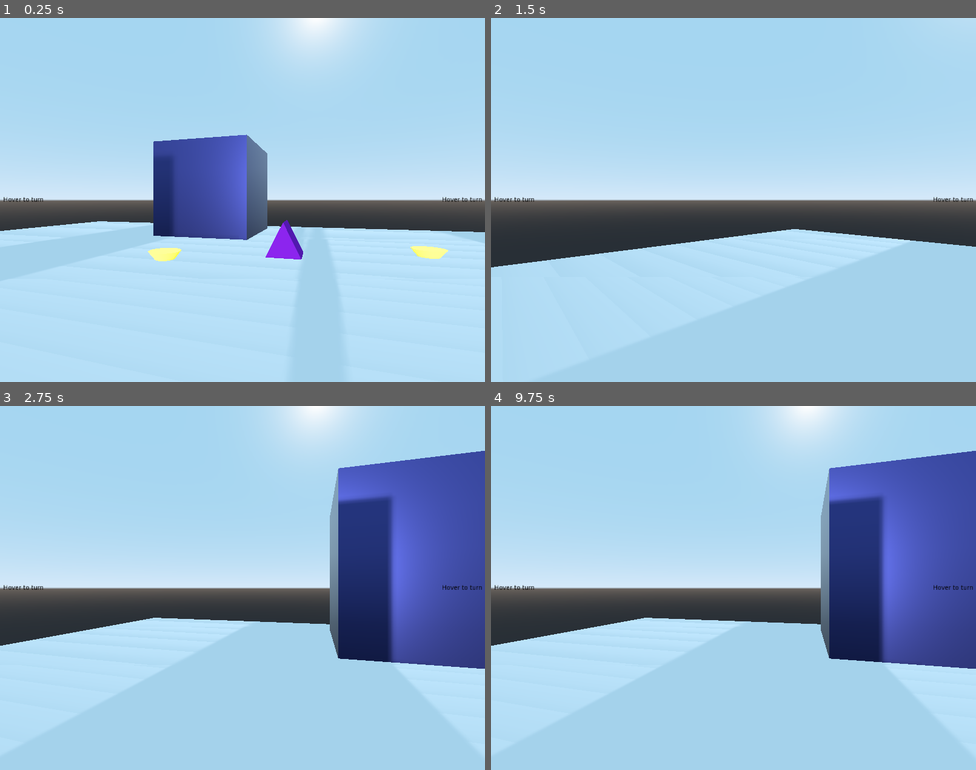
Above: before the commit, frames 1-4 (two rows, left to right).
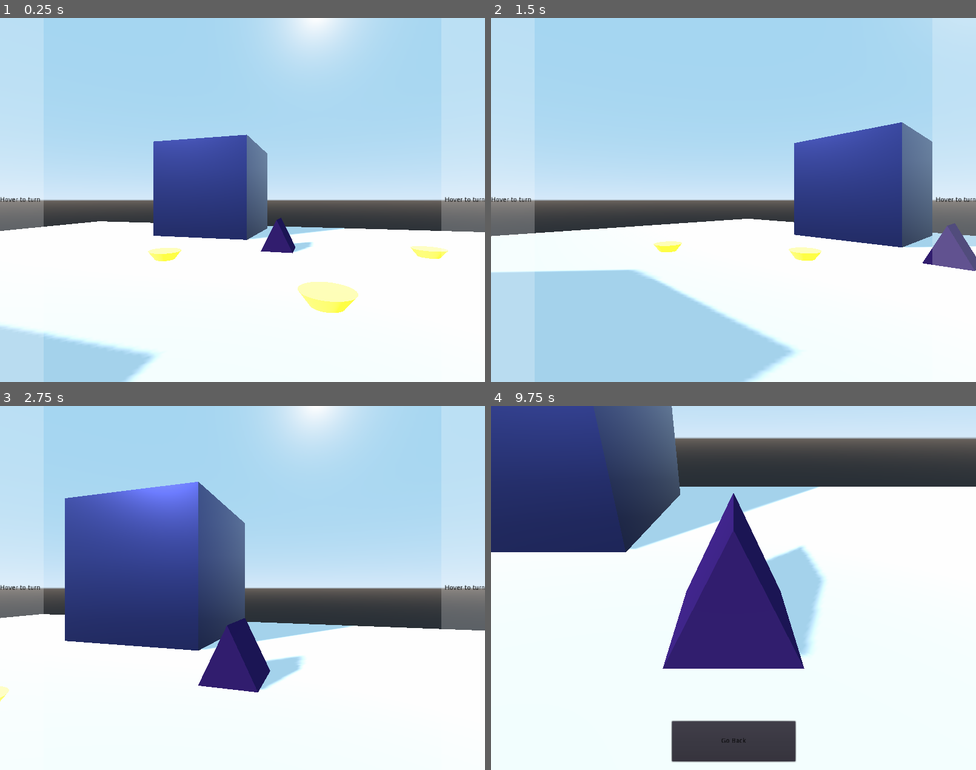
Above: after the commit, the same moments.

Repository: BrodyRas/AnnaSwift
Game: Godot game, scene res://Main.tscn
Two runs of this game, one before a commit and one after it. Both use one fixed random seed, a clock stepped at 60 frames per second and the inputs below.
Inputs (mouse positions are in pixels of both pictures, inside the frame that each line leads up to):
- Up to frame 1 (0.25 s): no input
- Up to frame 2 (1.5 s): tap Enter at 0.5 s; move the mouse to (515, 200) at 0.52 s; click (515, 200) at 0.67 s; move the mouse to (951, 200) at 1.27 s; click (951, 200) at 1.42 s
- Up to frame 3 (2.75 s): move the mouse to (291, 507) at 2.02 s; click (291, 507) at 2.17 s
- Up to frame 4 (9.75 s): tap Space at 2.75, 5, 6.5 s; move the mouse to (709, 660) at 2.77 s; click (709, 660) at 2.92 s; click (733, 740) at 3.5 s, where only the run after the commit has a clickable "Go Back"; tap Enter at 4.25, 5.75 s; move the mouse to (879, 642) at 4.27 s; click (879, 642) at 4.42 s; move the mouse to (588, 533) at 5.02 s; click (588, 533) at 5.17 s; move the mouse to (757, 588) at 5.77 s; click (757, 588) at 5.92 s; move the mouse to (660, 497) at 6.52 s; click (660, 497) at 6.67 s; move the mouse to (840, 569) at 7.27 s; click (840, 569) at 7.42 s; move the mouse to (636, 606) at 8.02 s; click (636, 606) at 8.17 s; move the mouse to (782, 507) at 8.77 s; click (782, 507) at 8.92 s; move the mouse to (709, 660) at 9.52 s; click (709, 660) at 9.67 s

The runs differ from the first frame. In frame 1, 43% of the frame differs, in the area x 0-100%, y 32-100%; in frame 2, 36%; in frame 3, 68%; in frame 4, 95%, in the area x 0-100%, y 0-100%.

Commit message:
Added NPCs + basic conversation UI / generalized clues again

Diff:
--- a/Clue2.gd
+++ /dev/null
@@ -1,10 +0,0 @@
-extends Spatial
-
-signal clueClicked
-
-func _on_Clue2Area_input_event(camera, event, position, normal, shape_idx):
-	event = event as InputEventMouseButton
-	if (event != null and
-		event.button_index == BUTTON_LEFT and
-		event.pressed == true):
-			emit_signal("clueClicked", self.find_node("Camera"))
--- /dev/null
+++ b/ConversationUI.gd
@@ -0,0 +1,13 @@
+extends Control
+
+# Once you click on a clue, make the Clue UI visible
+func _ready():
+	var NPCs = get_tree().get_root().find_node("NPCs", true, false).get_children()
+	for NPC in NPCs:
+		NPC.connect("npcClicked", self, "_on_NPC_Clicked")
+
+func _on_NPC_Clicked(_camera: Camera):
+	self.visible = true
+
+func _on_npcBackButton_button_down():
+	self.visible = false
--- a/GenericClue.tscn
+++ b/GenericClue.tscn
@@ -1,6 +1,31 @@
-[gd_scene load_steps=2 format=2]
+[gd_scene load_steps=5 format=2]
 
 [ext_resource path="res://GenericClue.gd" type="Script" id=1]
 
+[sub_resource type="CylinderShape" id=1]
+radius = 1.44201
+height = 1.81781
+
+[sub_resource type="SphereMesh" id=2]
+
+[sub_resource type="SpatialMaterial" id=3]
+albedo_color = Color( 0.388235, 0.643137, 0.176471, 1 )
+
 [node name="GenericClue" type="Spatial"]
 script = ExtResource( 1 )
+
+[node name="Area" type="Area" parent="."]
+transform = Transform( 1, 0, 0, 0, 1, 0, 0, 0, 1, 0.0936012, 0, -0.306406 )
+
+[node name="CollisionShape" type="CollisionShape" parent="Area"]
+transform = Transform( 1, 0, 0, 0, 1, 0, 0, 0, 1, -0.0870438, 0.997888, 0.0482044 )
+shape = SubResource( 1 )
+
+[node name="MeshInstance" type="MeshInstance" parent="."]
+transform = Transform( 1, 0, 0, 0, 1, 0, 0, 0, 1, 0.0936012, 0.878143, -0.306406 )
+mesh = SubResource( 2 )
+skeleton = NodePath("")
+material/0 = SubResource( 3 )
+
+[node name="Camera" type="Camera" parent="."]
+transform = Transform( -3.78552e-08, 0.5, -0.866025, 2.18557e-08, 0.866025, 0.5, 1, 1.95399e-14, -4.37114e-08, -3.35783, 2.64844, -0.306406 )
--- /dev/null
+++ b/GenericNPC.gd
@@ -0,0 +1,25 @@
+extends Spatial
+
+signal npcClicked
+
+var defaultCursor = load("res://cursors/magnifying_glass.png")
+var talkCursor = load("res://cursors/question_highlight.png")
+
+func _ready():
+	var area: Area = self.find_node("Area")
+	area.connect("input_event", self, "_on_Area_input_event")
+	area.connect("mouse_entered", self, "_on_Area_mouse_entered")
+	area.connect("mouse_exited", self, "_on_Area_mouse_exited")
+
+func _on_Area_input_event(camera, event, position, normal, shape_idx):
+	event = event as InputEventMouseButton
+	if (event != null and
+		event.button_index == BUTTON_LEFT and
+		event.pressed == true):
+			emit_signal("npcClicked", self.find_node("Camera"))
+
+
+func _on_Area_mouse_entered():
+	Input.set_custom_mouse_cursor(talkCursor)
+func _on_Area_mouse_exited():
+	Input.set_custom_mouse_cursor(defaultCursor)
--- /dev/null
+++ b/GenericNPC.tscn
@@ -0,0 +1,29 @@
+[gd_scene load_steps=5 format=2]
+
+[ext_resource path="res://GenericNPC.gd" type="Script" id=1]
+
+[sub_resource type="CapsuleMesh" id=1]
+mid_height = 3.0
+
+[sub_resource type="SpatialMaterial" id=2]
+albedo_color = Color( 0.109804, 0.541176, 0.145098, 1 )
+
+[sub_resource type="BoxShape" id=3]
+extents = Vector3( 1.7, 1.4, 1.6 )
+
+[node name="GenericNPC" type="Spatial"]
+script = ExtResource( 1 )
+
+[node name="MeshInstance" type="MeshInstance" parent="."]
+transform = Transform( 1, 0, 0, 0, -4.37114e-08, 1, 0, -1, -4.37114e-08, 0, 2.5, 0 )
+mesh = SubResource( 1 )
+material/0 = SubResource( 2 )
+
+[node name="Camera" type="Camera" parent="."]
+transform = Transform( -1, -7.45058e-09, -4.47035e-08, -2.26267e-08, 0.965926, 0.258819, 5.96046e-08, 0.258819, -0.965926, -0.0607834, 4.62399, -3.7891 )
+
+[node name="Area" type="Area" parent="."]
+
+[node name="CollisionShape" type="CollisionShape" parent="Area"]
+transform = Transform( 1, 0, 0, 0, 1, 0, 0, 0, 1, 0, 2.7, 0 )
+shape = SubResource( 3 )
--- a/Main.tscn
+++ b/Main.tscn
@@ -1,42 +1,40 @@
-[gd_scene load_steps=18 format=2]
+[gd_scene load_steps=19 format=2]
 
 [ext_resource path="res://Player.tscn" type="PackedScene" id=1]
 [ext_resource path="res://ui_theme.tres" type="Theme" id=2]
 [ext_resource path="res://Player.gd" type="Script" id=3]
+[ext_resource path="res://GenericNPC.tscn" type="PackedScene" id=4]
 [ext_resource path="res://boxMat.tres" type="Material" id=5]
 [ext_resource path="res://WalkNode.tscn" type="PackedScene" id=6]
 [ext_resource path="res://MovementUI.gd" type="Script" id=7]
 [ext_resource path="res://ClueUI.gd" type="Script" id=8]
 [ext_resource path="res://GenericClue.tscn" type="PackedScene" id=9]
+[ext_resource path="res://ConversationUI.gd" type="Script" id=10]
 
 [sub_resource type="SpatialMaterial" id=1]
 
 [sub_resource type="CubeMesh" id=2]
 size = Vector3( 60, 2, 60 )
 
-[sub_resource type="RectangleShape2D" id=9]
-extents = Vector2( 47, 384 )
+[sub_resource type="StyleBoxFlat" id=17]
+bg_color = Color( 1, 1, 1, 0.235294 )
 
 [sub_resource type="CubeMesh" id=8]
 
-[sub_resource type="CylinderShape" id=12]
-radius = 1.44201
-height = 1.81781
-
-[sub_resource type="SphereMesh" id=10]
-
-[sub_resource type="SpatialMaterial" id=11]
-albedo_color = Color( 0.388235, 0.643137, 0.176471, 1 )
-
-[sub_resource type="PrismMesh" id=13]
-
-[sub_resource type="SpatialMaterial" id=14]
-albedo_color = Color( 0.498039, 0.0705882, 0.792157, 1 )
+[sub_resource type="PrismMesh" id=20]
+
+[sub_resource type="SpatialMaterial" id=21]
+albedo_color = Color( 0.176471, 0.0392157, 0.396078, 1 )
+
+[sub_resource type="SphereMesh" id=18]
+
+[sub_resource type="SpatialMaterial" id=19]
+albedo_color = Color( 0.776471, 0.141176, 0.141176, 1 )
 
 [node name="Main" type="Node"]
 
 [node name="DirectionalLight" type="DirectionalLight" parent="."]
-transform = Transform( 1, 0, 0, 0, 0.998573, 0.0533991, 0, -0.0533991, 0.998573, 0.736142, 12.0197, 4.82625 )
+transform = Transform( 0.789834, 0.310509, -0.528911, 0, 0.862372, 0.506275, 0.613321, -0.399873, 0.681131, 0.736142, 12.0197, 4.82625 )
 shadow_enabled = true
 
 [node name="Ground" type="Spatial" parent="."]
@@ -58,40 +56,43 @@
 theme = ExtResource( 2 )
 script = ExtResource( 7 )
 
-[node name="Left Label" type="Label" parent="MovementUI"]
-anchor_top = 0.5
-anchor_bottom = 0.5
-margin_left = 7.0
+[node name="Left Panel" type="Panel" parent="MovementUI"]
+anchor_top = 0.5
+anchor_bottom = 0.5
+margin_top = -384.0
+margin_right = 92.0
+margin_bottom = 384.0
+custom_styles/panel = SubResource( 17 )
+
+[node name="Left Label" type="Label" parent="MovementUI/Left Panel"]
+anchor_top = 0.5
+anchor_bottom = 0.5
 margin_top = -7.0
-margin_right = 92.0
+margin_right = 85.0
 margin_bottom = 7.0
 custom_colors/font_color = Color( 0, 0, 0, 1 )
 text = "Hover to turn"
 
-[node name="Right Label" type="Label" parent="MovementUI"]
+[node name="Right Panel" type="Panel" parent="MovementUI"]
 anchor_left = 1.0
 anchor_top = 0.5
 anchor_right = 1.0
 anchor_bottom = 0.5
-margin_left = -91.0
+margin_left = -92.0
+margin_top = -384.0
+margin_bottom = 384.0
+custom_styles/panel = SubResource( 17 )
+
+[node name="Right Label" type="Label" parent="MovementUI/Right Panel"]
+anchor_left = 1.0
+anchor_top = 0.5
+anchor_right = 1.0
+anchor_bottom = 0.5
+margin_left = -85.0
 margin_top = -7.0
-margin_right = -6.0
 margin_bottom = 7.0
 custom_colors/font_color = Color( 0, 0, 0, 1 )
 text = "Hover to turn"
-
-[node name="Left Area" type="Area2D" parent="MovementUI"]
-
-[node name="Left Area Collision" type="CollisionShape2D" parent="MovementUI/Left Area"]
-position = Vector2( 48, 384 )
-shape = SubResource( 9 )
-
-[node name="Right Area" type="Area2D" parent="MovementUI"]
-position = Vector2( 929, 0 )
-
-[node name="Right Area Collision" type="CollisionShape2D" parent="MovementUI/Right Area"]
-position = Vector2( 48, 384 )
-shape = SubResource( 9 )
 
 [node name="ClueUI" type="Control" parent="."]
 visible = false
@@ -112,6 +113,24 @@
 custom_colors/font_color = Color( 0, 0, 0, 1 )
 text = "Go Back"
 
+[node name="ConversationUI" type="Control" parent="."]
+visible = false
+margin_right = 1024.0
+margin_bottom = 768.0
+mouse_filter = 2
+script = ExtResource( 10 )
+
+[node name="npcBackButton" type="Button" parent="ConversationUI"]
+anchor_left = 0.5
+anchor_top = 1.0
+anchor_right = 0.5
+anchor_bottom = 1.0
+margin_left = -100.0
+margin_top = -103.0
+margin_right = 100.0
+margin_bottom = -24.0
+text = "Well, I'll let you get back to it"
+
 [node name="Boxes" type="Spatial" parent="."]
 transform = Transform( 1, 0, 0, 0, 1, 0, 0, 0, 1, 0, -0.81286, 0 )
 
@@ -163,50 +182,66 @@
 [node name="WalkNode6" parent="WalkNodes" instance=ExtResource( 6 )]
 transform = Transform( 1, 0, 0, 0, 1, 0, 0, 0, 1, 9.96147, -0.0247602, -7.91742 )
 
+[node name="WalkNode7" parent="WalkNodes" instance=ExtResource( 6 )]
+transform = Transform( 1, 0, 0, 0, 1, 0, 0, 0, 1, -5.25765, -0.0247602, 11.8519 )
+
+[node name="WalkNode8" parent="WalkNodes" instance=ExtResource( 6 )]
+transform = Transform( 1, 0, 0, 0, 1, 0, 0, 0, 1, 4.26165, -0.0247602, 12.0256 )
+
+[node name="WalkNode9" parent="WalkNodes" instance=ExtResource( 6 )]
+transform = Transform( 1, 0, 0, 0, 1, 0, 0, 0, 1, 11.3143, -0.0247602, 8.03028 )
+
+[node name="WalkNode10" parent="WalkNodes" instance=ExtResource( 6 )]
+transform = Transform( 1, 0, 0, 0, 1, 0, 0, 0, 1, -15.0201, -0.0247602, 1.22086 )
+
+[node name="WalkNode11" parent="WalkNodes" instance=ExtResource( 6 )]
+transform = Transform( 1, 0, 0, 0, 1, 0, 0, 0, 1, -0.0116196, -0.0247602, -0.0298557 )
+
+[node name="WalkNode12" parent="WalkNodes" instance=ExtResource( 6 )]
+transform = Transform( 1, 0, 0, 0, 1, 0, 0, 0, 1, 0.266315, -0.0247602, -7.8468 )
+
 [node name="Clues" type="Node" parent="."]
 
 [node name="GenericClue" parent="Clues" instance=ExtResource( 9 )]
 transform = Transform( 1, 0, 0, 0, 1, 0, 0, 0, 1, 16, 0, 0 )
 
-[node name="Area" type="Area" parent="Clues/GenericClue"]
-transform = Transform( 1, 0, 0, 0, 1, 0, 0, 0, 1, 0.0936012, 0, -0.306406 )
-
-[node name="CollisionShape" type="CollisionShape" parent="Clues/GenericClue/Area"]
-transform = Transform( 1, 0, 0, 0, 1, 0, 0, 0, 1, -0.0870438, 0.997888, 0.0482044 )
-shape = SubResource( 12 )
-
-[node name="MeshInstance" type="MeshInstance" parent="Clues/GenericClue"]
-transform = Transform( 1, 0, 0, 0, 1, 0, 0, 0, 1, 0.0936012, 0.878143, -0.306406 )
-mesh = SubResource( 10 )
-skeleton = NodePath("")
-material/0 = SubResource( 11 )
-
-[node name="Camera" type="Camera" parent="Clues/GenericClue"]
-transform = Transform( -3.78552e-08, 0.5, -0.866025, 2.18557e-08, 0.866025, 0.5, 1, 1.95399e-14, -4.37114e-08, -3.35783, 2.64844, -0.306406 )
-
 [node name="GenericClue2" parent="Clues" instance=ExtResource( 9 )]
-transform = Transform( 1, 0, 0, 0, 1, 0, 0, 0, 1, -1.82044, 0, -14.2534 )
-
-[node name="Area" type="Area" parent="Clues/GenericClue2"]
-transform = Transform( 1, 0, 0, 0, 1, 0, 0, 0, 1, 0.0936012, 0, -0.306406 )
-
-[node name="CollisionShape" type="CollisionShape" parent="Clues/GenericClue2/Area"]
-transform = Transform( 1, 0, 0, 0, 1, 0, 0, 0, 1, -0.0870438, 0.940387, 0.0482044 )
-shape = SubResource( 12 )
-
-[node name="MeshInstance" type="MeshInstance" parent="Clues/GenericClue2"]
-transform = Transform( 1, 0, 0, 0, 1, 0, 0, 0, 1, 0.0936012, 0.878143, -0.306406 )
-mesh = SubResource( 13 )
-skeleton = NodePath("")
-material/0 = SubResource( 14 )
-
-[node name="Camera" type="Camera" parent="Clues/GenericClue2"]
-transform = Transform( 1, -2.18557e-08, -5.85625e-09, 2.18557e-08, 0.866025, 0.5, -5.85619e-09, -0.5, 0.866025, 0.0287962, 3.28614, 4.20658 )
-
-[connection signal="mouse_entered" from="MovementUI/Left Area" to="Player" method="_on_Left_Area_mouse_entered"]
-[connection signal="mouse_exited" from="MovementUI/Left Area" to="Player" method="_on_Left_Area_mouse_exited"]
-[connection signal="mouse_entered" from="MovementUI/Right Area" to="Player" method="_on_Right_Area_mouse_entered"]
-[connection signal="mouse_exited" from="MovementUI/Right Area" to="Player" method="_on_Right_Area_mouse_exited"]
+transform = Transform( -4.37114e-08, 0, 1, 0, 1, 0, -1, 0, -4.37114e-08, -2, 0, -16 )
+
+[node name="MeshInstance" parent="Clues/GenericClue2" index="1"]
+transform = Transform( -4.37114e-08, 0, 1, 0, 1, 0, -1, 0, -4.37114e-08, 0.0936012, 0.878143, -0.306406 )
+mesh = SubResource( 20 )
+material/0 = SubResource( 21 )
+
+[node name="NPCs" type="Node" parent="."]
+
+[node name="GenericNPC" parent="NPCs" instance=ExtResource( 4 )]
+transform = Transform( 1, 0, 0, 0, 1, 0, 0, 0, 1, -8, 0, 21 )
+
+[node name="GenericNPC2" parent="NPCs" instance=ExtResource( 4 )]
+transform = Transform( 0.965926, 0, 0.258819, 0, 1, 0, -0.258819, 0, 0.965926, -2, 0, 21 )
+
+[node name="MeshInstance" parent="NPCs/GenericNPC2" index="0"]
+transform = Transform( 1.8, 0, -1.77636e-15, 0, -7.86805e-08, 1.8, 0, -1.8, -7.86806e-08, 0, 1.8, 0 )
+mesh = SubResource( 18 )
+material/0 = SubResource( 19 )
+
+[node name="Camera" parent="NPCs/GenericNPC2" index="1"]
+transform = Transform( -0.99596, -0.0816029, -0.0374742, -0.0885214, 0.822168, 0.56232, -0.0150768, 0.563365, -0.826071, -0.060782, 4.62399, -3.78911 )
+
+[node name="CollisionShape" parent="NPCs/GenericNPC2/Area" index="0"]
+transform = Transform( 1, 0, 0, 0, 1, 0, 0, 0, 1, 0, 2.1, 0 )
+
+[connection signal="mouse_entered" from="MovementUI/Left Panel" to="Player" method="_on_Left_Panel_mouse_entered"]
+[connection signal="mouse_exited" from="MovementUI/Left Panel" to="Player" method="_on_Left_Panel_mouse_exited"]
+[connection signal="mouse_entered" from="MovementUI/Right Panel" to="Player" method="_on_Right_Panel_mouse_entered"]
+[connection signal="mouse_exited" from="MovementUI/Right Panel" to="Player" method="_on_Right_Panel_mouse_exited"]
 [connection signal="button_down" from="ClueUI/clueBackButton" to="Player" method="_on_clueBackButton_button_down"]
 [connection signal="button_down" from="ClueUI/clueBackButton" to="MovementUI" method="_on_clueBackButton_button_down"]
 [connection signal="button_down" from="ClueUI/clueBackButton" to="ClueUI" method="_on_clueBackButton_button_down"]
+[connection signal="button_down" from="ConversationUI/npcBackButton" to="Player" method="_on_npcBackButton_button_down"]
+[connection signal="button_down" from="ConversationUI/npcBackButton" to="MovementUI" method="_on_npcBackButton_button_down"]
+[connection signal="button_down" from="ConversationUI/npcBackButton" to="ConversationUI" method="_on_npcBackButton_button_down"]
+
+[editable path="Clues/GenericClue2"]
+[editable path="NPCs/GenericNPC2"]
--- a/MovementUI.gd
+++ b/MovementUI.gd
@@ -1,10 +1,19 @@
 extends Control
 
-# When a clue is clicked, hide the movement UI
+
 func _ready():
+	# Connect to all clues, so we can hide Movement UI
 	var clues = get_tree().get_root().find_node("Clues", true, false).get_children()
 	for clue in clues:
 		clue.connect("clueClicked", self, "_on_clueClicked")
+
+	var NPCs = get_tree().get_root().find_node("NPCs", true, false).get_children()
+	for NPC in NPCs:
+		NPC.connect("npcClicked", self, "_on_NPC_Clicked")
+
+
+func _on_NPC_Clicked(_camera: Camera):
+	self.visible = false
 
 func _on_clueClicked(_camera: Camera):
 	self.visible = false
@@ -12,3 +21,6 @@
 # Show Movement UI when the Clue Back Button is pressed
 func _on_clueBackButton_button_down():
 	self.visible = true
+
+func _on_npcBackButton_button_down():
+	self.visible = true
--- a/Player.gd
+++ b/Player.gd
@@ -22,6 +22,15 @@
 	for clue in clues:
 		clue.connect("clueClicked", self, "_on_clueClicked")
 
+	# Connect to NPCs, so we can talk to them
+	var NPCs = get_tree().get_root().find_node("NPCs", true, false).get_children()
+	for NPC in NPCs:
+		NPC.connect("npcClicked", self, "_on_clueClicked")
+
+func _on_NPC_Clicked(camera: Camera):
+	camera.current = true
+	hasMovementControl = false
+
 
 func _on_clueClicked(camera: Camera):
 	camera.current = true
@@ -43,20 +52,25 @@
 	if turningRight:
 		self.rotate_y(deg2rad(-turnSpeed))
 
-func _on_Left_Area_mouse_entered():
+func resumeMovement():
+	self.find_node("playerCamera", true, true).current = true
+	hasMovementControl = true
+
+func _on_clueBackButton_button_down():
+	resumeMovement()
+func _on_npcBackButton_button_down():
+	resumeMovement()
+
+# Turn left/right based on what panel you're hovering over
+func _on_Left_Panel_mouse_entered():
 	turningLeft = true
 	Input.set_custom_mouse_cursor(leftCursor)
-func _on_Left_Area_mouse_exited():
+func _on_Left_Panel_mouse_exited():
 	turningLeft = false
 	Input.set_custom_mouse_cursor(defaultCursor)
-func _on_Right_Area_mouse_entered():
+func _on_Right_Panel_mouse_entered():
 	turningRight = true
 	Input.set_custom_mouse_cursor(rightCursor)
-func _on_Right_Area_mouse_exited():
+func _on_Right_Panel_mouse_exited():
 	turningRight = false
 	Input.set_custom_mouse_cursor(defaultCursor)
-
-
-func _on_clueBackButton_button_down():
-	self.find_node("playerCamera", true, true).current = true
-	hasMovementControl = true
--- a/clue.gd
+++ /dev/null
@@ -1,19 +0,0 @@
-extends Spatial
-
-signal clueClicked
-
-var defaultCursor = load("res://cursors/magnifying_glass.png")
-var inspectCursor = load("res://cursors/magnifying_glass_highlight.png")
-
-func _on_clueArea_input_event(camera, event, position, normal, shape_idx):
-	event = event as InputEventMouseButton
-	if (event != null and
-		event.button_index == BUTTON_LEFT and
-		event.pressed == true):
-			emit_signal("clueClicked", self.find_node("clueCamera"))
-
-
-func _on_clueArea_mouse_entered():
-	Input.set_custom_mouse_cursor(inspectCursor)
-func _on_clueArea_mouse_exited():
-	Input.set_custom_mouse_cursor(defaultCursor)
--- a/clue.tscn
+++ /dev/null
@@ -1,34 +0,0 @@
-[gd_scene load_steps=5 format=2]
-
-[ext_resource path="res://clue.gd" type="Script" id=1]
-
-[sub_resource type="SpatialMaterial" id=1]
-albedo_color = Color( 0.572549, 0.294118, 0.698039, 1 )
-
-[sub_resource type="PrismMesh" id=2]
-material = SubResource( 1 )
-
-[sub_resource type="CylinderShape" id=3]
-radius = 3.0
-height = 5.0
-
-[node name="Clue" type="Spatial"]
-script = ExtResource( 1 )
-
-[node name="MeshInstance" type="MeshInstance" parent="."]
-transform = Transform( 1, 0, 0, 0, 1, 0, 0, 0, 1, 0, 1, 0 )
-mesh = SubResource( 2 )
-material/0 = null
-
-[node name="clueArea" type="Area" parent="."]
-
-[node name="CollisionShape" type="CollisionShape" parent="clueArea"]
-transform = Transform( 1, 0, 0, 0, 1, 0, 0, 0, 1, 0, 2.5, 0 )
-shape = SubResource( 3 )
-
-[node name="clueCamera" type="Camera" parent="."]
-transform = Transform( 1, 0, 0, 0, 0.866025, 0.5, 0, -0.5, 0.866025, 0, 3, 4 )
-
-[connection signal="input_event" from="clueArea" to="." method="_on_clueArea_input_event"]
-[connection signal="mouse_entered" from="clueArea" to="." method="_on_clueArea_mouse_entered"]
-[connection signal="mouse_exited" from="clueArea" to="." method="_on_clueArea_mouse_exited"]
